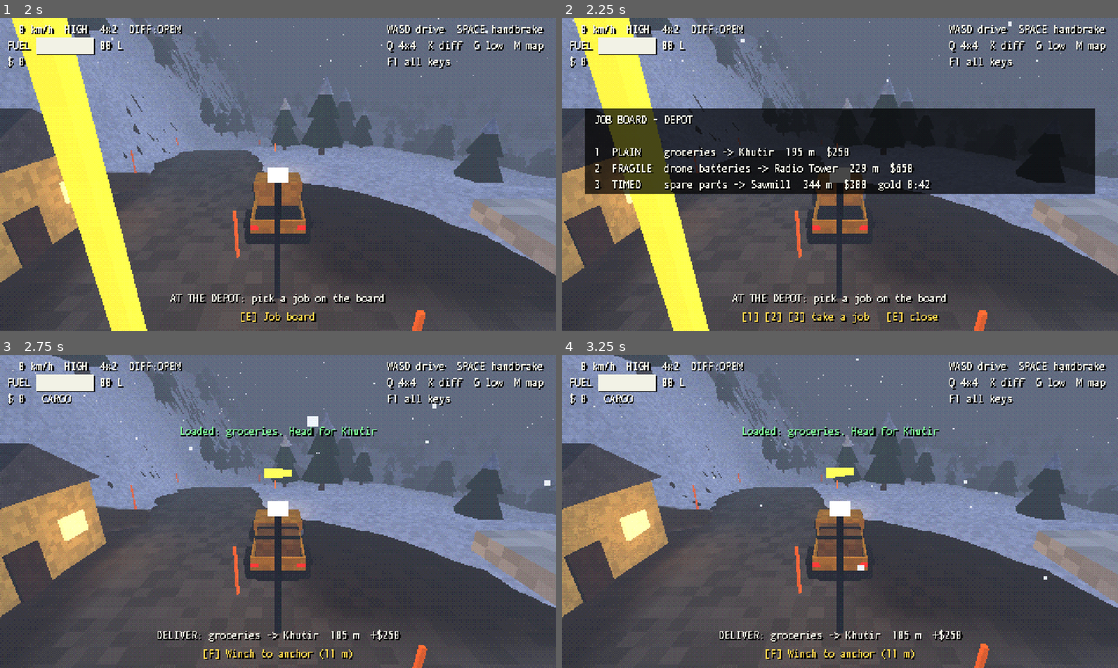
Above: before the commit, frames 1-4 (two rows, left to right).
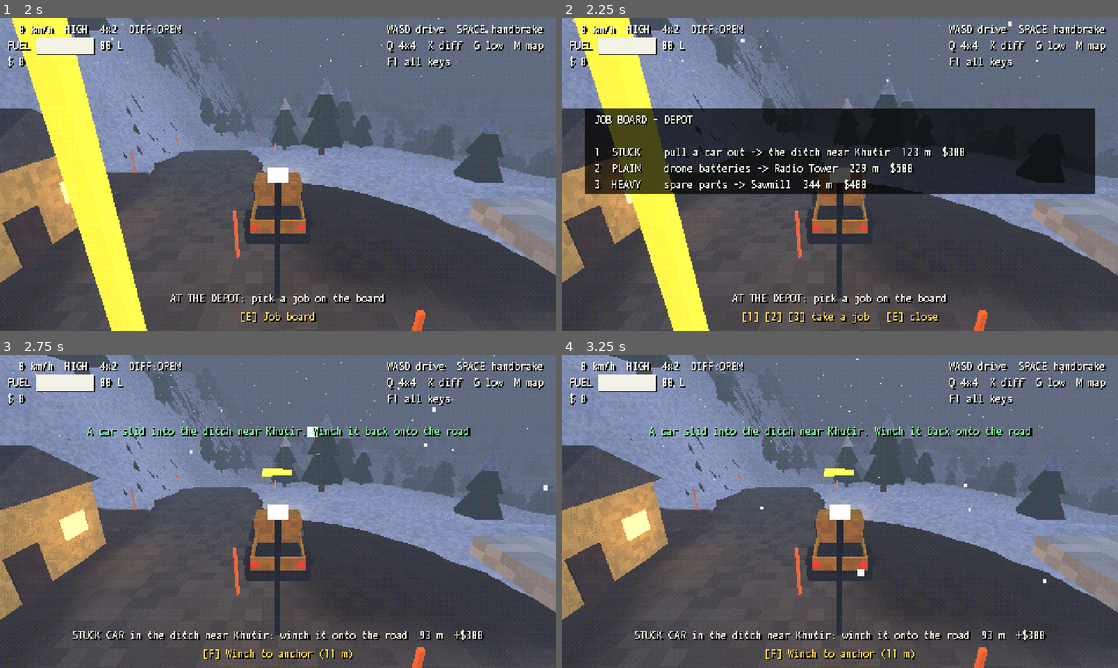
Above: after the commit, the same moments.

Repository: Codir/zsuv
Game: Godot game, scene res://scenes/game.tscn
Same seed, same stepped clock (60 frames per second), same inputs: the game is played once before the commit and once after it.
Inputs (mouse positions are in pixels of both pictures, inside the frame that each line leads up to):
- Up to frame 1 (2 s): tap Enter at 0.5 s; move the mouse to (400, 158) at 0.52 s; hold D 0.53-1.25 s; tap 1 at 0.6 s; click (400, 158) at 0.67 s; tap Space at 0.77 s; drag from (166, 190) to (250, 237) at 1.27 s
- Up to frame 2 (2.25 s): move the mouse to (895, 105) at 2.02 s; hold D (steer_right) from 2.03 s (still down); hold E (interact) from 2.03 s (still down)
- Up to frame 3 (2.75 s): keep holding D (steer_right); keep holding E (interact); tap 1 at 2.3 s
- Up to frame 4 (3.25 s): release D (steer_right) at 2.75 s; release E (interact) at 2.75 s; drag from (812, 574) to (673, 464) at 2.77 s

Frame 1 is identical in both runs. In frame 2, 1.2% of the frame differs, in the area x 9-73%, y 41-56%; in frame 3, 6.7%; in frame 4, 6.9%, in the area x 0-100%, y 0-100%.

Commit message:
A stuck car in a ditch: winch it back onto the road
The last of the new jobs: the board can send the truck to a car slid into a ditch beside one of
the valley's roads. Every road has a ditch dug 7 m off its middle, clear of the places, the other
roads and the trees. The car (scripts/vehicle/stuck_car.gd, 1100 kg, its hazard lights
blinking) waits in it; F hooks the winch on its towing eye (the car comes before any tree), Shift
reels, and the truck holds on its brake while the car comes to it instead of the other way
round. Once the car is on the road or its shoulder, upright and at rest, the job pays $300 times
the valley's pay, and the driver drives off.

Tests: every road has a ditch with room around it; the winch hooks the car, pulls it out in a few
seconds while the truck stays put, and it pays.

Co-Authored-By: Claude Opus 5.5 <noreply@anthropic.com>
Claude-Session: https://claude.ai/code/session_01HDJrrk4tBGvDZtfW7wxULb

Diff:
--- a/scripts/systems/contracts.gd
+++ b/scripts/systems/contracts.gd
@@ -10,13 +10,15 @@
 ##   fragile  1.3 times what is left of it: every hard knock or landing breaks some, and at
 ##            nothing left it is gone
 ##   heavy    1800 kg instead of 900: the truck sits low, drags deeper and drinks more; 1.6 times
+##   stuck    no cargo: a car in a ditch by a road, to winch back onto it; STUCK_REWARD
 
 signal message(text: String)
 
 const INTERACT_RADIUS := 12.0
 const RECOVER_COST := 100
 const KINDS := ["plain", "timed", "fragile", "heavy"]
-const PAY := {"plain": 1.0, "timed": 1.0, "fragile": 1.3, "heavy": 1.6}
+const PAY := {"plain": 1.0, "timed": 1.0, "fragile": 1.3, "heavy": 1.6, "stuck": 1.0}
+const STUCK_REWARD := 300
 const MEDALS := ["gold", "silver", "bronze"]
 const MEDAL_KMH := [30.0, 22.0, 15.0]
 const MEDAL_PAY := [1.5, 1.25, 1.0]
@@ -57,6 +59,7 @@
 var _velocities: Array[Vector3] = []  # the last JOLT_TICKS
 var _teleports := 0
 var _jolt_wait := 0.0
+var _car: StuckCar  # the stuck job's car, while there is one
 
 
 func setup(v: Vehicle, t: Terrain, locations: Dictionary) -> void:
@@ -81,15 +84,37 @@
 	_update_markers()
 
 
-## Three new jobs on the board: each place once, each with its own kind.
+## Three new jobs on the board, each of its own kind (a stuck car among them where the valley
+## has ditches), each place once.
 func roll_offers() -> void:
 	var keys: Array = _places.keys()
 	var kinds: Array = KINDS.duplicate()
+	if not terrain.valley.ditches.is_empty():
+		kinds.append("stuck")
 	_shuffle(keys)
 	_shuffle(kinds)
 	offers.clear()
 	for i in mini(3, keys.size()):
-		offers.append(offer(keys[i], kinds[i]))
+		if kinds[i] == "stuck":
+			offers.append(offer_stuck(rng.randi() % terrain.valley.ditches.size()))
+		else:
+			offers.append(offer(keys[i], kinds[i]))
+
+
+## A car stuck in the valley's ditch i, to winch out.
+func offer_stuck(i: int) -> Dictionary:
+	var d: Dictionary = terrain.valley.ditches[i]
+	var near := ""
+	var best := INF
+	for key in _places:
+		var dist: float = (_places[key].pos as Vector2).distance_to(d.pos)
+		if dist < best:
+			best = dist
+			near = _places[key].name
+	var loc := {"name": "the ditch near %s" % near, "pos": d.pos, "radius": 10.0}
+	return {"key": "ditch%d" % i, "kind": "stuck", "loc": loc, "name": loc.name, "cargo": "pull a car out",
+		"route": _depot.pos.distance_to(d.pos) * OFFROAD, "reward": _round(STUCK_REWARD * terrain.valley.pay),
+		"record": "", "ditch": d}
 
 
 ## A job to place key, of kind.
@@ -114,8 +139,13 @@
 	clock = 0.0
 	integrity = 1.0
 	vehicle.fuel = Vehicle.FUEL_CAPACITY
+	_velocities.clear()
+	if o.kind == "stuck":
+		_spawn_car(o.ditch)
+		message.emit("A car slid into %s. Winch it back onto the road" % o.name)
+		_update_markers()
+		return
 	vehicle.set_cargo(true, o.kind)
-	_velocities.clear()
 	var text := "Loaded: %s. Head for %s" % [o.cargo, o.name]
 	match o.kind:
 		"timed":
@@ -147,6 +177,8 @@
 			return "FRAGILE %d%%: %s  +$%d" % [roundi(integrity * 100.0), where, _round(job.reward * integrity)]
 		"heavy":
 			return "HEAVY: %s  +$%d" % [where, job.reward]
+		"stuck":
+			return "STUCK CAR in %s: winch it onto the road  %d m  +$%d" % [job.name, _distance_to(job.loc), job.reward]
 	return "DELIVER: %s  +$%d" % [where, job.reward]
 
 
@@ -176,6 +208,8 @@
 			return "HEAVY"
 		"timed":
 			return "CARGO %s" % clock_text(clock)
+		"stuck":
+			return ""
 	return "CARGO"
 
 
@@ -200,6 +234,8 @@
 		board_open = false
 	if board_open:
 		prompt = "[1] [2] [3] take a job   [E] close"
+	elif not job.is_empty() and job.kind == "stuck":
+		pass  # near the car the winch says what to do
 	elif not job.is_empty() and _near(job.loc):
 		prompt = "[E] Unload" if slow else "Stop to unload"
 	elif _near(_depot):
@@ -215,6 +251,12 @@
 	if vehicle == null or job.is_empty():
 		return
 	clock += delta
+	if job.kind == "stuck" and _car and _car.on_road(terrain):
+		var paid: int = job.reward
+		money += paid
+		message.emit("Back on the road! The driver waves. +$%d" % paid)
+		_drop()
+		return
 	if job.kind == "fragile":
 		# A jolt: how sharply the truck's velocity changed over 50 ms, landings and knocks alike
 		# (one tick alone has spikes in it that no load would feel).
@@ -264,7 +306,7 @@
 func _interact() -> void:
 	if absf(vehicle.forward_speed) >= 2.0:
 		return
-	if not job.is_empty() and _near(job.loc):
+	if not job.is_empty() and job.kind != "stuck" and _near(job.loc):
 		_deliver()
 	elif _near(_depot):
 		if job.is_empty():
@@ -296,10 +338,18 @@
 	_drop()
 
 
-## The job is over, delivered or broken: off with the cargo, new jobs on the board.
+## The job is over, delivered or broken: off with the cargo, new jobs on the board. A car pulled
+## out drives off a moment later.
 func _drop() -> void:
 	job = {}
 	vehicle.set_cargo(false)
+	if _car:
+		var car := _car
+		_car = null
+		vehicle.winch.forget(car)
+		get_tree().create_timer(3.0).timeout.connect(func() -> void:
+			if is_instance_valid(car):
+				car.queue_free())
 	roll_offers()
 	_update_markers()
 
@@ -316,6 +366,20 @@
 	_markers.depot.visible = job.is_empty()
 	for key in _places:
 		_markers[key].visible = not job.is_empty() and job.key == key
+
+
+## The stuck job's car in ditch d, nose up towards the road, slid in half sideways.
+func _spawn_car(d: Dictionary) -> void:
+	if _car:
+		_car.queue_free()
+	_car = StuckCar.new(rng.randi())
+	add_child(_car)
+	var at: Vector2 = d.at
+	var out: Vector2 = ((d.pos as Vector2) - at).normalized()
+	var nose: Vector2 = (out * 0.6 + (d.dir as Vector2) * 0.8).normalized()
+	_car.global_transform = Transform3D(Basis(Vector3.UP, atan2(-nose.x, -nose.y)) * Basis(Vector3.FORWARD, 0.25),
+		Vector3(at.x, terrain.get_height(at.x, at.y) + 0.7, at.y))
+	vehicle.winch.bodies.append(_car)
 
 
 ## Metres by road from a to the place loc: the shortest way along the roads (they join where an
--- /dev/null
+++ b/scripts/vehicle/stuck_car.gd
@@ -0,0 +1,57 @@
+class_name StuckCar
+extends RigidBody3D
+## A car slid into a ditch, its hazard lights blinking, waiting for a winch: a boxy little sedan
+## of 1100 kg that slides when pulled. Its towing eye is at the front.
+
+const HOOK := Vector3(0.0, 0.45, -2.1)
+const COLOURS := [Color(0.82, 0.76, 0.6), Color(0.55, 0.12, 0.1), Color(0.4, 0.46, 0.52), Color(0.25, 0.4, 0.3)]
+
+var _hazards: Array[MeshInstance3D] = []
+var _t := 0.0
+
+
+func _init(colour := 0) -> void:
+	mass = 1100.0
+	can_sleep = false
+	var m := PhysicsMaterial.new()
+	m.friction = 0.45
+	physics_material_override = m
+	var body_colour: Color = COLOURS[colour % COLOURS.size()]
+	_box_shape(Vector3(1.7, 0.8, 4.0), Vector3(0.0, 0.55, 0.0))
+	_box_shape(Vector3(1.5, 0.55, 2.0), Vector3(0.0, 1.2, 0.2))
+	Psx.box(self, Vector3(1.7, 0.7, 4.0), Vector3(0.0, 0.6, 0.0), body_colour)
+	Psx.box(self, Vector3(1.5, 0.55, 2.0), Vector3(0.0, 1.22, 0.2), body_colour)
+	Psx.box(self, Vector3(1.52, 0.4, 1.7), Vector3(0.0, 1.24, 0.2), Color(0.13, 0.17, 0.24))
+	for side in [-1.0, 1.0]:
+		for z in [-1.3, 1.3]:
+			var wheel := Psx.mesh(self, Psx.cylinder(0.32, 0.32, 0.22, 8), Vector3(0.82 * side, 0.3, z), Color(0.12, 0.12, 0.13))
+			wheel.rotation.z = PI * 0.5
+		Psx.box(self, Vector3(0.3, 0.15, 0.05), Vector3(0.55 * side, 0.7, -2.02), Color(1.0, 0.95, 0.75), 1.5)
+		_hazards.append(Psx.box(self, Vector3(0.25, 0.12, 0.05), Vector3(0.6 * side, 0.7, 2.02), Color(1.0, 0.55, 0.1), 2.5))
+	Psx.box(self, Vector3(0.12, 0.12, 0.2), HOOK, Color(0.3, 0.3, 0.32))
+
+
+func hook_point() -> Vector3:
+	return global_transform * HOOK
+
+
+## Back on the road: its middle on the road or its shoulder, upright, at rest.
+func on_road(terrain: Terrain) -> bool:
+	var p := global_position
+	return terrain.road_distance(Vector2(p.x, p.z)) < Terrain.ROAD_HALF_WIDTH + 1.5 \
+		and global_transform.basis.y.y > 0.85 and linear_velocity.length() < 1.5
+
+
+func _process(delta: float) -> void:
+	_t += delta
+	for h in _hazards:
+		h.visible = fmod(_t, 1.0) < 0.5
+
+
+func _box_shape(size: Vector3, pos: Vector3) -> void:
+	var shape := BoxShape3D.new()
+	shape.size = size
+	var cs := CollisionShape3D.new()
+	cs.shape = shape
+	cs.position = pos
+	add_child(cs)
--- a/scripts/vehicle/vehicle.gd
+++ b/scripts/vehicle/vehicle.gd
@@ -168,8 +168,8 @@
 			brake = 1.0
 		else:
 			drive = throttle_input
-	elif absf(forward_speed) < 0.8 and not winch.reeling:
-		brake = 1.0  # hold on a slope, but let the winch pull
+	elif absf(forward_speed) < 0.8 and not (winch.reeling and winch.anchor_body == null):
+		brake = 1.0  # hold on a slope; let the winch pull the truck, but hold it while it pulls a car
 	if fuel <= 0.0:
 		drive = 0.0
 
--- a/scripts/vehicle/winch.gd
+++ b/scripts/vehicle/winch.gd
@@ -1,6 +1,6 @@
 class_name Winch
 extends Node3D
-## Winch: hooks onto the nearest tree or rock ahead.
+## Winch: hooks onto the nearest tree or rock ahead, or a stuck car (pulling the car, not the truck).
 ## The cable takes up its own slack (a ratchet); Shift reels it in.
 
 const RANGE := 16.0
@@ -14,8 +14,10 @@
 
 var vehicle: Vehicle
 var anchors := PackedVector3Array()
+var bodies: Array[StuckCar] = []  # cars that can be hooked; candidates after the anchors
 var attached := false
 var anchor := Vector3.ZERO
+var anchor_body: StuckCar  # the car hooked, or null for a tree or a rock
 var length := 0.0
 var tension := 0.0
 var reeling := false
@@ -46,21 +48,39 @@
 	if attached:
 		detach()
 	elif candidate >= 0:
-		anchor = anchors[candidate]
+		anchor_body = bodies[candidate - anchors.size()] if candidate >= anchors.size() else null
+		anchor = anchor_body.hook_point() if anchor_body else anchors[candidate]
 		length = mount_position().distance_to(anchor)
 		attached = true
 
 
 func detach() -> void:
 	attached = false
+	anchor_body = null
 	tension = 0.0
+
+
+func candidate_point() -> Vector3:
+	if candidate < anchors.size():
+		return anchors[candidate]
+	var k := candidate - anchors.size()
+	return bodies[k].hook_point() if k < bodies.size() and is_instance_valid(bodies[k]) else mount_position()
+
+
+## Lets go of car if it is hooked or the next to be, as it drives off.
+func forget(car: StuckCar) -> void:
+	if anchor_body == car:
+		detach()
+	bodies.erase(car)
+	candidate = -1
 
 
 func prompt() -> String:
 	if attached:
 		return "[Shift] reel in  [F] unhook"
 	if candidate >= 0:
-		return "[F] Winch to anchor (%d m)" % roundi(mount_position().distance_to(anchors[candidate]))
+		var what := "the car" if candidate >= anchors.size() else "anchor"
+		return "[F] Winch to %s (%d m)" % [what, roundi(mount_position().distance_to(candidate_point()))]
 	return ""
 
 
@@ -69,6 +89,11 @@
 		candidate = _find_candidate()
 		reeling = false
 		return
+	if anchor_body and not is_instance_valid(anchor_body):
+		detach()
+		return
+	if anchor_body:
+		anchor = anchor_body.hook_point()
 	var m := mount_position()
 	var to := anchor - m
 	var d := to.length()
@@ -82,14 +107,19 @@
 	if stretch > 0.0 and d > 0.01:
 		var dir := to / d
 		var v_away := -vehicle.point_velocity(m).dot(dir)
+		if anchor_body:
+			var c := anchor_body.global_transform * anchor_body.center_of_mass
+			v_away += (anchor_body.linear_velocity + anchor_body.angular_velocity.cross(anchor - c)).dot(dir)
 		tension = clampf(STIFFNESS * stretch + DAMPING * v_away, 0.0, MAX_FORCE)
 		vehicle.apply_force(dir * tension, m - vehicle.global_position)
+		if anchor_body:
+			anchor_body.apply_force(-dir * tension, anchor - anchor_body.global_position)
 
 
 func _process(_delta: float) -> void:
 	_marker.visible = not attached and candidate >= 0
 	if _marker.visible:
-		_marker.global_position = anchors[candidate] + Vector3(0.0, 0.3 + sin(Time.get_ticks_msec() / 200.0) * 0.1, 0.0)
+		_marker.global_position = candidate_point() + Vector3(0.0, 0.3 + sin(Time.get_ticks_msec() / 200.0) * 0.1, 0.0)
 
 	for seg in _segments:
 		seg.visible = attached
@@ -123,4 +153,15 @@
 		if score < best_score:
 			best_score = score
 			best = i
+	for k in bodies.size():  # a stuck car before any tree: it is what the winch is for here
+		if not is_instance_valid(bodies[k]):
+			continue
+		var to := bodies[k].hook_point() - m
+		var d := to.length()
+		if d > RANGE or d < 1.5:
+			continue
+		var score := d - to.normalized().dot(fwd) * 6.0 - 8.0
+		if score < best_score:
+			best_score = score
+			best = anchors.size() + k
 	return best
--- /dev/null
+++ b/tests/test_stuck_car.gd
@@ -0,0 +1,59 @@
+extends RefCounted
+## A car in a ditch: every valley digs one beside each road with room around it; the board's job
+## puts a car in it; the winch hooks the car, the truck holds while it pulls, and the car back on
+## the road pays.
+
+
+func test_every_road_has_a_ditch_with_room(t: TCase) -> void:
+	for v in Valley.all():
+		t.ok(v.ditches.size() >= v.roads.size() - 1, "%s: %d ditches for %d roads" % [v.id, v.ditches.size(), v.roads.size()])
+		for d in v.ditches:
+			t.ok(absf((d.pos as Vector2).distance_to(d.at) - 7.0) < 0.01, "%s: a ditch off its road" % v.id)
+	var close := 0
+	for d in t.world.valley.ditches:
+		for p in t.world.builder.tree_points:
+			if p.distance_to(d.at) < 8.0:
+				close += 1
+	t.eq(close, 0, "trees by the khutir valley's ditches")
+
+
+func test_the_winch_pulls_the_car_back_onto_the_road(t: TCase) -> void:
+	var c: Contracts = t.world.contracts
+	var v: Vehicle = t.world.vehicle
+	c.job = {}
+	c.board_open = false
+	v.set_cargo(false)
+	c.money = 0
+	var o := c.offer_stuck(0)
+	t.eq(o.reward, 300, "a stuck car pays in the khutir valley")
+	c.take(o)
+	var car: StuckCar = c._car
+	if not t.ok(car != null, "no car in the ditch"):
+		return
+	await t.ticks(90)
+	t.ok(not car.on_road(t.world.terrain), "the car starts on the road")
+	t.ok(c.objective_text().begins_with("STUCK CAR"), "objective: " + c.objective_text())
+	# Stand on the far side of the road, facing the ditch.
+	var d: Dictionary = o.ditch
+	var side: Vector2 = ((d.at as Vector2) - d.pos).normalized()
+	await t.place(d.pos - side * 2.5, atan2(-side.x, -side.y))
+	t.ok(v.winch.candidate >= v.winch.anchors.size(), "the winch offers no car: " + v.winch.prompt())
+	t.ok(v.winch.prompt().begins_with("[F] Winch to the car"), "prompt: " + v.winch.prompt())
+	var start := v.global_position
+	v.winch.toggle()
+	t.ok(v.winch.anchor_body == car, "the winch is not on the car")
+	v.winch.auto_reel = true
+	var secs := 0.0
+	for i in 60 * 20:
+		await t.tree.physics_frame
+		if c.job.is_empty():
+			secs = i / 60.0
+			break
+	v.winch.auto_reel = false
+	t.note = "out in %.1f s, the truck moved %.1f m" % [secs, v.global_position.distance_to(start)]
+	t.ok(secs > 0.0, "the car is not back on the road after 20 s")
+	t.eq(c.money, 300, "paid")
+	t.ok(v.global_position.distance_to(start) < 2.0, "the car dragged the truck %.1f m" % v.global_position.distance_to(start))
+	t.ok(not v.winch.attached, "still hooked to the car")
+	await t.ticks(200)
+	t.ok(not is_instance_valid(car), "the car does not drive off")
Not shown, added: scripts/vehicle/stuck_car.gd.uid
Not shown, added: tests/test_stuck_car.gd.uid
